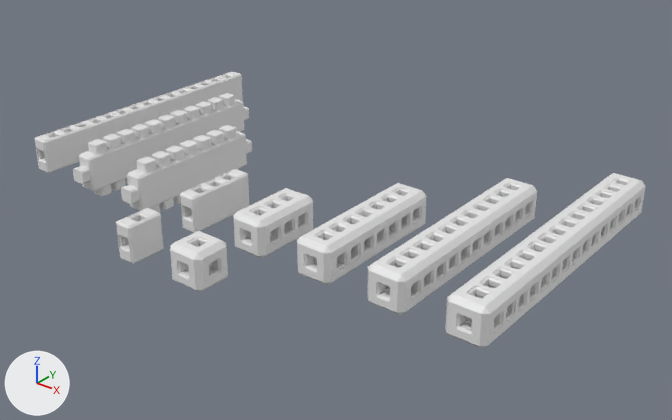
Two versions of the Blender file blender/utils/build_cubes.blend, one commit apart.
Before and after are seen from a camera (50 mm lens) standing at (277.0, -258.0, 208.0) and looking at (0.0, 88.0, -7.0). The axes (+X, +Y, +Z) are drawn at lower left. The lights are the same throughout.

Objects in the first picture: 'clip_holder_negative_applied_trimmed.012', 'clip_holder_negative_applied_trimmed.014', 'clip_holder_negative_applied_trimmed.021', 'clip_holder_negative_applied_trimmed.022', 'cube_11x1', 'cube_11x1_s', 'cube_15x1', 'cube_15x1_s', 'cube_1x1', 'cube_1x1_s', 'cube_2x1_s', 'cube_3x1', 'cube_7x1', 'cube_7x1_s'.
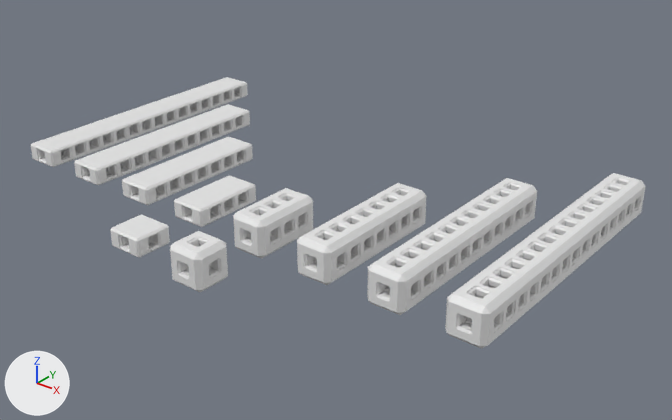
Diff of the bpy script that builds the scene:
```diff
--- a/blender/utils/build_cubes.blend.py
+++ b/blender/utils/build_cubes.blend.py
@@ ob_cube_2x1_s @@
 ob_cube_2x1_s.location = (-40.0, 40.0, 5.0)
+ob_cube_2x1_s.rotation_euler = (0.0, 1.571, 0.0)  # degrees (0, 90, 0)
 _m = ob_cube_2x1_s.modifiers.new('Bevel', 'BEVEL')
@@ ob_cube_1x1_s @@
 ob_cube_1x1_s.location = (-40.0, -10.0, 5.0)
+ob_cube_1x1_s.rotation_euler = (0.0, 1.571, 0.0)  # degrees (0, 90, 0)
 _m = ob_cube_1x1_s.modifiers.new('Bevel', 'BEVEL')
@@ ob_clip_holder_negative_applied_trimmed_012 @@
 _m = ob_clip_holder_negative_applied_trimmed_012.modifiers.new('Array', 'ARRAY')
 _m.use_relative_offset = False
+ob_clip_holder_negative_applied_trimmed_012.hide_set(True)
@@ ob_clip_holder_negative_applied_trimmed_014 @@
 _m = ob_clip_holder_negative_applied_trimmed_014.modifiers.new('Mirror', 'MIRROR')
 _m.mirror_object = ob_cube_7x1_s
+ob_clip_holder_negative_applied_trimmed_014.hide_set(True)
@@ ob_cube_7x1_s @@
 ob_cube_7x1_s.location = (-80.0, 60.0, 5.0)
+ob_cube_7x1_s.rotation_euler = (0.0, 1.571, 0.0)  # degrees (0, 90, 0)
 _m = ob_cube_7x1_s.modifiers.new('Bevel', 'BEVEL')
@@ ob_clip_holder_negative_applied_trimmed_021 @@
 _m = ob_clip_holder_negative_applied_trimmed_021.modifiers.new('Array', 'ARRAY')
 _m.use_relative_offset = False
+ob_clip_holder_negative_applied_trimmed_021.hide_set(True)
@@ ob_clip_holder_negative_applied_trimmed_022 @@
 _m = ob_clip_holder_negative_applied_trimmed_022.modifiers.new('Mirror', 'MIRROR')
 _m.mirror_object = ob_cube_11x1_s
+ob_clip_holder_negative_applied_trimmed_022.hide_set(True)
@@ ob_cube_11x1_s @@
 ob_cube_11x1_s.location = (-120.0, 80.0, 5.0)
+ob_cube_11x1_s.rotation_euler = (0.0, 1.571, 0.0)  # degrees (0, 90, 0)
 _m = ob_cube_11x1_s.modifiers.new('Bevel', 'BEVEL')
@@ ob_center_cutout_11x1_s @@
 ob_center_cutout_11x1_s.location = (-120.0, 30.0, 5.0)
+ob_center_cutout_11x1_s.hide_set(True)
@@ ob_cube_15x1_s @@
 ob_cube_15x1_s.location = (-160.0, 100.0, 5.0)
+ob_cube_15x1_s.rotation_euler = (0.0, 1.571, 0.0)  # degrees (0, 90, 0)
 _m = ob_cube_15x1_s.modifiers.new('Bevel', 'BEVEL')
```

Pixel boxes [x1, y1, x2, y2] of what changed, in the pictures (672 x 420 px):
'cube_15x1_s', turned: before [35, 72, 243, 173]; after [31, 77, 248, 167]
'cube_11x1_s', reshaped, turned: before [79, 99, 245, 191]; after [74, 104, 250, 185]
'cube_7x1_s', reshaped, turned: before [127, 131, 247, 211]; after [122, 137, 253, 205]
'cube_2x1_s', turned: before [180, 169, 249, 233]; after [174, 175, 256, 227]
'cube_1x1_s', turned: before [116, 208, 163, 264]; after [110, 214, 170, 258]
'clip_holder_negative_applied_trimmed.021', hidden: before [88, 93, 235, 196]
'clip_holder_negative_applied_trimmed.012', hidden: before [137, 125, 238, 212]
'clip_holder_negative_applied_trimmed.014', hidden: before [121, 139, 252, 204]
'clip_holder_negative_applied_trimmed.022', hidden: before [73, 106, 249, 184]
